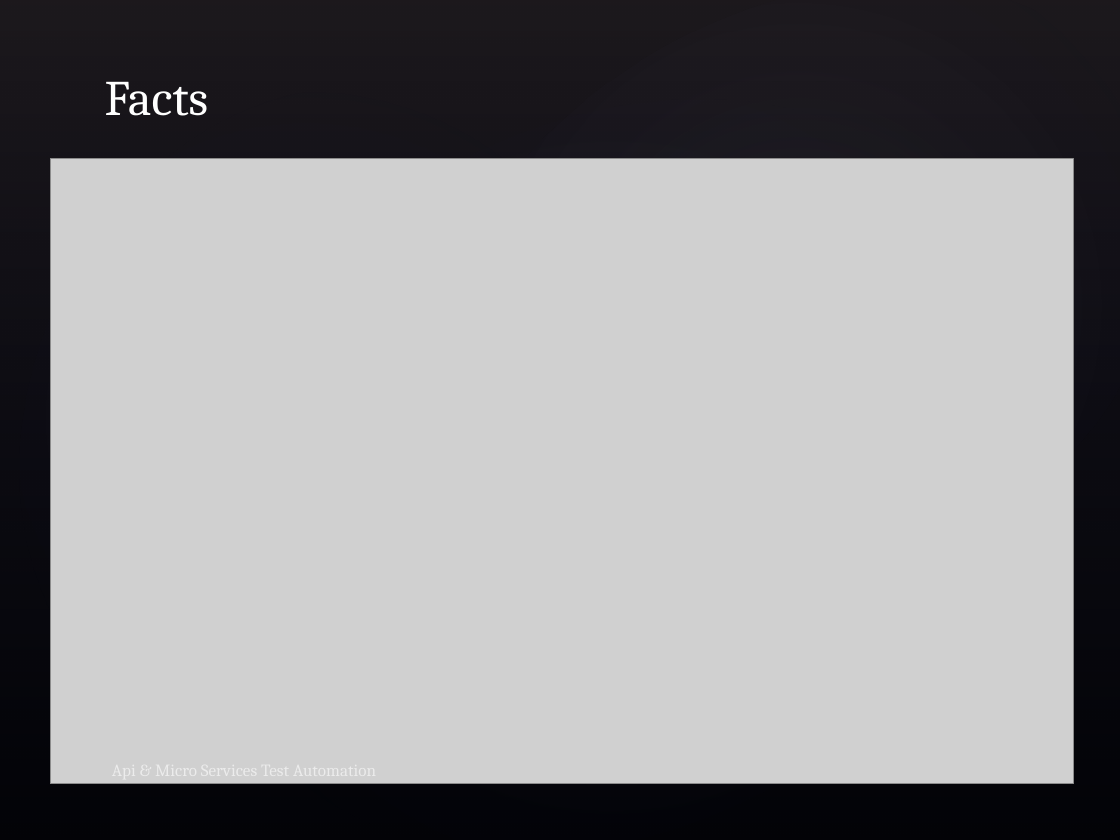
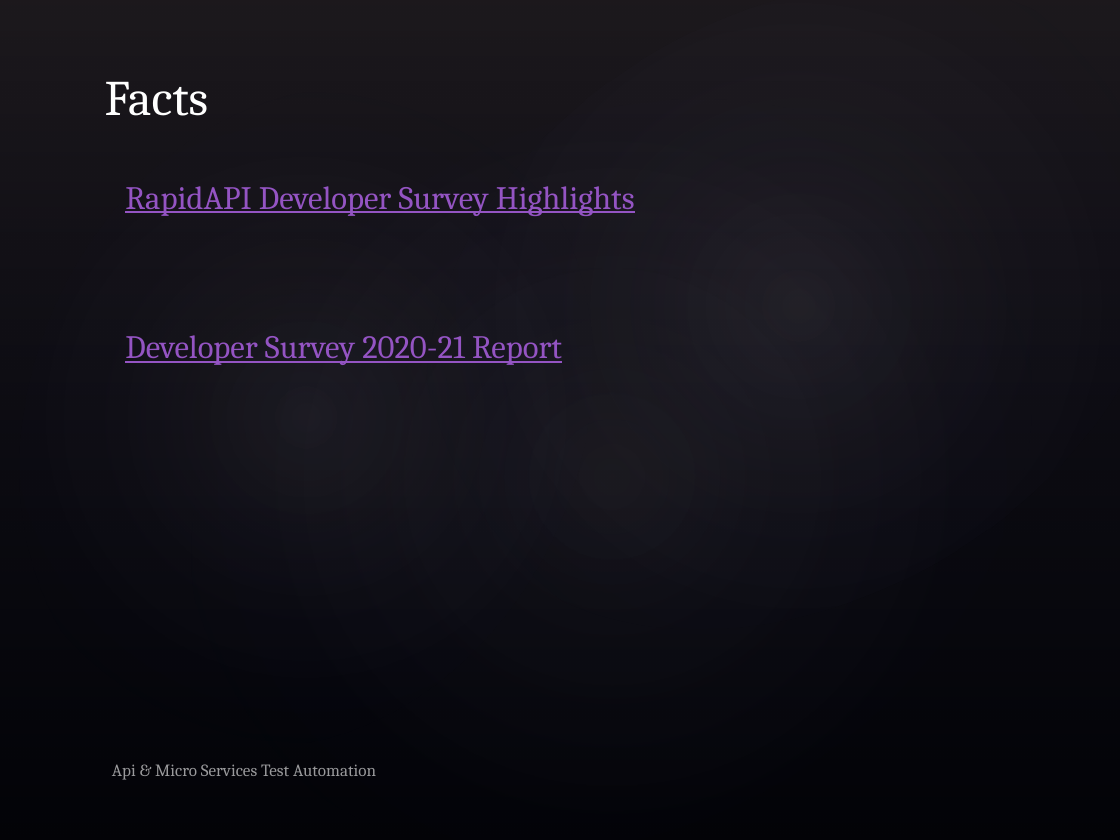
Before and after one commit to shreekhedkar/Docs, a slide deck: slide 8 of Ppt/APICourse.pptx (slide 7 before the commit). Drawn at 1120x840 pixels with LibreOffice and Linux fonts; fonts in the diff are those of the drawing; grey boxes stand for pictures; background and template pictures are left out. Boxes give left, top, right and bottom in pixels: in the first picture for what was removed or moved away, otherwise in the second. Text is boxed around its words. In the diff, an @@ line names an element or a change of style, - is before the commit and + after.

```diff
--- a/Ppt/APICourse.pptx
+++ b/Ppt/APICourse.pptx
@@ picture removed at [50,159,1073,784] @@
@@ text added at [125,186,635,216], 21 pt, text #9454C3, underline @@
+RapidAPI Developer Survey Highlights
@@ text added at [125,335,562,365], 21 pt, text #9454C3, underline @@
+Developer Survey 2020-21 Report
```
Also in this commit, not shown: 6 other slides changed, 5 slides added, 1 slide removed, 36 other files.
